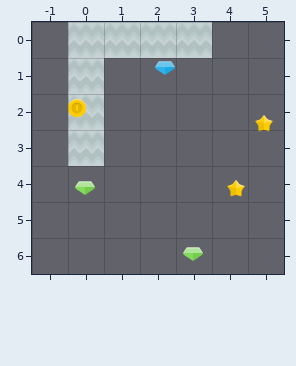
An edit to a level. Tiled map, maps/template.tmx. The picture above was drawn from the file before the commit.
Cells are 128x128 px. Shown: x -1..5, y 0..6.
The same view after the edit:
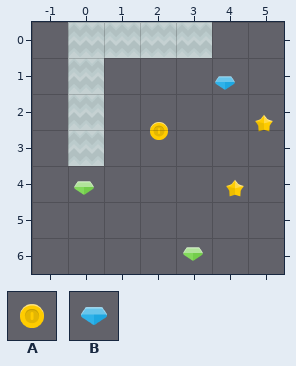
Key: from "Tileset": A 11 "coinGold", B 12 "gemBlue".
Objects are placed by their top-left corner, in cells (3,4 is the top-left corner of cell 3,4); size is 1x1 cell unless given.
Message: added gems and stars
Diff:
layer "Items" offset 1,0 -> 0,0 px
Layer "Items":
Object B "Gem" at 2.2,0.8 becomes B "Gem" at 3.9,1.2.
Object A "Coin" at -0.3,1.9 becomes A "Coin" at 2,2.5.
